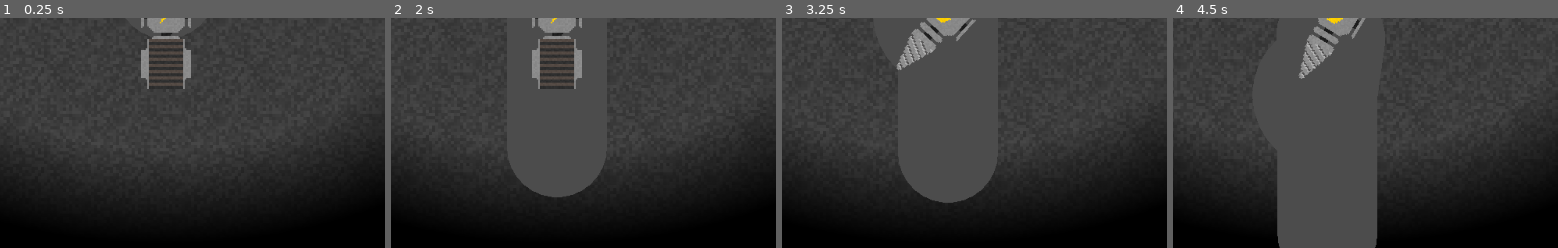
Above: before the commit, frames 1-4 (left to right).
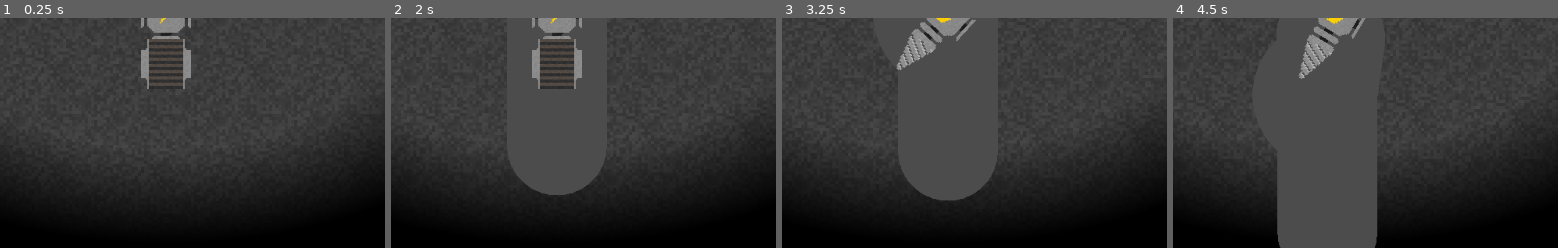
Above: after the commit, the same moments.

Repository: Julian-Vos/Polydrill
Game: Godot game, scene res://Minor.tscn
The game is run twice, just before and just after one commit, with the same random seed, the same clock (stepped at 60 frames per second) and the same inputs. This scene is started directly instead of the project's main scene.
Inputs (mouse positions are % of the whole screen's width and height, from its top left):
- Up to frame 1 (0.25 s): no input
- Up to frame 2 (2 s): tap Enter at 0.5 s; move the mouse to (45, 70) at 0.52 s; hold Up (ui_up) from 0.53 s (still down); click (45, 70) at 0.67 s; move the mouse to (81, 64) at 1.27 s
- Up to frame 3 (3.25 s): move the mouse to (19, 34) at 2.02 s; release Up (ui_up) at 2.03 s; hold Left (ui_left) from 2.03 s (still down); move the mouse to (55, 49) at 2.77 s; click (55, 49) at 2.92 s
- Up to frame 4 (4.5 s): move the mouse to (34, 24) at 3.52 s; release Left (ui_left) at 3.53 s; hold Down (ui_down) 3.53-4.28 s; move the mouse to (73, 44) at 4.27 s; hold Right (ui_right) from 4.28 s (still down)
The pictures show only the part of the screen within x 28-78%, y 50-100%; the shares and areas given below are measured in that part.

The runs differ from the first frame. In frame 2, 0.2% of the frame differs, in the area x 30-56%, y 63-78%; in frame 3, 0.2%, in the area x 30-56%, y 65-81%; in frame 4, less than 0.1%.

Commit message:
Improve performance with bounding boxes, fix size splits directly after hole splits, and more tweaks

Diff:
--- a/DestructiblePolygon2D.gd
+++ b/DestructiblePolygon2D.gd
@@ -1,91 +1,136 @@
-extends StaticBody2D
+extends Node2D
+
+export(bool) var collidable
 
 func _ready():
-	$CollisionPolygon2D.polygon = $Polygon2D.polygon
+	var minX = INF
+	var minY = INF
+	var maxX = -INF
+	var maxY = -INF
+	# reuse
+	for point in $Polygon2D.polygon:
+		minX = min(minX, point.x)
+		minY = min(minY, point.y)
+		maxX = max(maxX, point.x)
+		maxY = max(maxY, point.y)
+
+	$Polygon2D.set_meta('bounds', Rect2(minX, minY, maxX - minX, maxY - minY))
+
+	if collidable:
+		var static_body_2d = StaticBody2D.new()
+		var collision_polygon_2d = CollisionPolygon2D.new()
+
+		collision_polygon_2d.polygon = $Polygon2D.polygon
+
+		static_body_2d.add_child(collision_polygon_2d)
+
+		$Polygon2D.add_child(static_body_2d)
 
 func destruct(polygon):
-	var clipped = Geometry.clip_polygons_2d($Polygon2D.polygon, Transform2D(0, -global_position).xform(polygon))
+	var brush = Transform2D(0, -global_position).xform(polygon) # rename
+	var minX = INF
+	var minY = INF
+	var maxX = -INF
+	var maxY = -INF
+
+	for point in brush:
+		minX = min(minX, point.x)
+		minY = min(minY, point.y)
+		maxX = max(maxX, point.x)
+		maxY = max(maxY, point.y)
+
+	var brush_bounds = Rect2(minX, minY, maxX - minX, maxY - minY) # rename
+
+	for polygon_2d in get_children():
+		if polygon_2d.get_meta('bounds').intersects(brush_bounds):
+			destruct_child(polygon_2d, brush)
+
+func destruct_child(polygon_2d, brush):
+	var clipped = Geometry.clip_polygons_2d(polygon_2d.polygon, brush)
 
 	match clipped.size():
 		0:
-			queue_free()
+			polygon_2d.queue_free() # free self if last
+		1:
+			if !Geometry.intersect_polygons_2d(polygon_2d.polygon, brush).empty():
+				continue
 		2:
-			if Geometry.is_polygon_clockwise(clipped[1]):
-				var boundary_size = clipped[0].size()
-				var hole_size = clipped[1].size()
-
-				for i in boundary_size:
-					var link1 = [clipped[0][i], null]
-
-					for j in hole_size:
-						link1[1] = clipped[1][j]
-
-						if !Geometry.clip_polyline_with_polygon_2d(link1, clipped[0]).empty():
-							continue
-
-						if !Geometry.intersect_polyline_with_polygon_2d(link1, clipped[1]).empty():
-							continue
-
-						for k in range(i + 1, boundary_size):
-							var link2 = [clipped[0][k], null]
-
-							for l in hole_size:
-								if l == j:
-									continue
-
-								link2[1] = clipped[1][l]
-
-								if !Geometry.clip_polyline_with_polygon_2d(link2, clipped[0]).empty():
-									continue
-
-								if !Geometry.intersect_polyline_with_polygon_2d(link2, clipped[1]).empty():
-									continue
-
-								if Geometry.segment_intersects_segment_2d(link1[0], link1[1], link2[0], link2[1]) != null:
-									continue
-
-								var part1 = PoolVector2Array()
-								var part2 = PoolVector2Array()
-
-								for m in boundary_size:
-									if m >= i && m <= k:
-										part1.push_back(clipped[0][m])
-
-									if m <= i:
-										part2.push_back(clipped[0][m])
-
-									if m >= k:
-										part2.insert(m - k, clipped[0][m])
-
-								var m = l
-
-								while true:
-									part1.push_back(clipped[1][m])
-
-									if m == j:
-										break
-
-									m = (m + 1) % hole_size
-
-								while true:
-									part2.push_back(clipped[1][m])
-
-									if m == l:
-										break
-
-									m = (m + 1) % hole_size
-
-								update_or_create(part1, boundary_size, false)
-								update_or_create(part2, hole_size, true)
-
-								return
-			else:
+			if !Geometry.is_polygon_clockwise(clipped[1]):
 				continue
+
+			var boundary_size = clipped[0].size()
+			var hole_size = clipped[1].size()
+
+			for i in boundary_size:
+				var link1 = [clipped[0][i], null]
+
+				for j in hole_size:
+					link1[1] = clipped[1][j]
+
+					if !Geometry.clip_polyline_with_polygon_2d(link1, clipped[0]).empty():
+						continue
+
+					if !Geometry.intersect_polyline_with_polygon_2d(link1, clipped[1]).empty():
+						continue
+
+					for k in range(i + 1, boundary_size):
+						var link2 = [clipped[0][k], null]
+
+						for l in hole_size:
+							if l == j:
+								continue
+
+							link2[1] = clipped[1][l]
+
+							if !Geometry.clip_polyline_with_polygon_2d(link2, clipped[0]).empty():
+								continue
+
+							if !Geometry.intersect_polyline_with_polygon_2d(link2, clipped[1]).empty():
+								continue
+
+							if Geometry.segment_intersects_segment_2d(link1[0], link1[1], link2[0], link2[1]) != null:
+								continue
+
+							var part1 = PoolVector2Array()
+							var part2 = PoolVector2Array()
+
+							for m in boundary_size:
+								if m >= i && m <= k:
+									part1.push_back(clipped[0][m])
+
+								if m <= i:
+									part2.push_back(clipped[0][m])
+
+								if m >= k:
+									part2.insert(m - k, clipped[0][m])
+
+							var m = l
+
+							while true:
+								part1.push_back(clipped[1][m])
+
+								if m == j:
+									break
+
+								m = (m + 1) % hole_size
+
+							while true:
+								part2.push_back(clipped[1][m])
+
+								if m == l:
+									break
+
+								m = (m + 1) % hole_size
+
+							update_or_create(polygon_2d, part1, part1.size(), false)
+							update_or_create(polygon_2d, part2, part2.size(), true)
+
+							return
 		_:
 			for i in clipped.size():
-				update_or_create(clipped[i], clipped[i].size(), i > 0)
-
-func update_or_create(polygon, size, new):
+				update_or_create(polygon_2d, clipped[i], clipped[i].size(), i > 0)
+
+func update_or_create(polygon_2d, polygon, size, new):
 	if size > 128:
 		var i = size / 2
 		var step = 1
@@ -117,8 +162,8 @@
 
 					l = (l + 1) % size
 
-				update_or_create(part1, i + 1, new)
-				update_or_create(part2, size - i + 1, true)
+				update_or_create(polygon_2d, part1, i + 1, new)
+				update_or_create(polygon_2d, part2, size - i + 1, true)
 
 				return
 
@@ -129,6 +174,10 @@
 
 	var area = 0
 	var point = polygon[polygon.size() - 1]
+	var minX = INF
+	var minY = INF
+	var maxX = -INF
+	var maxY = -INF
 
 	for i in polygon.size(): # also remove points which are too close to each other
 		var next_point = polygon[i]
@@ -138,17 +187,25 @@
 
 		point = next_point
 
-	if area / 2 < 8:
+		minX = min(minX, point.x)
+		minY = min(minY, point.y)
+		maxX = max(maxX, point.x)
+		maxY = max(maxY, point.y)
+
+	if area / 2 < 16:
 		if !new:
-			queue_free()
+			polygon_2d.queue_free() # free self if last
 	else:
-		var body = self
+		var node = polygon_2d
 
 		if new:
-			body = duplicate()
-			# body.modulate = Color(randf(), randf(), randf())
-
-			get_parent().call_deferred('add_child', body)
-
-		body.get_child(0).polygon = polygon
-		body.get_child(1).polygon = polygon
+			node = node.duplicate()
+			# node.modulate = Color(randf(), randf(), randf())
+
+			call_deferred('add_child', node)
+
+		node.set_meta('bounds', Rect2(minX, minY, maxX - minX, maxY - minY))
+		node.polygon = polygon
+
+		if collidable:
+			node.get_child(0).get_child(0).polygon = polygon
--- a/Game.gd
+++ b/Game.gd
@@ -21,9 +21,7 @@
 	update()
 
 	if pressing:
-		for body in get_children():
-			if body is StaticBody2D:
-				body.destruct(Transform2D(0, event.position).xform(brush))
+		$DestructiblePolygon2D.destruct(Transform2D(0, event.position).xform(brush))
 
 func _draw():
 	var points = Transform2D(0, get_global_mouse_position()).xform(brush)
--- a/Game.tscn
+++ b/Game.tscn
@@ -7,6 +7,17 @@
 
 [node name="Game" type="Node2D"]
 script = ExtResource( 2 )
+
+[node name="DestructiblePolygon2D" type="Node2D" parent="."]
+show_behind_parent = true
+position = Vector2( 512, 300 )
+script = ExtResource( 4 )
+collidable = true
+
+[node name="Polygon2D" type="Polygon2D" parent="DestructiblePolygon2D"]
+antialiased = true
+texture = ExtResource( 1 )
+polygon = PoolVector2Array( -462, -186, 462, -186, 462, 250, -462, 250 )
 
 [node name="Ball1" parent="." instance=ExtResource( 3 )]
 position = Vector2( 256, 82 )
@@ -25,15 +36,3 @@
 __meta__ = {
 "_edit_group_": true
 }
-
-[node name="StaticBody2D" type="StaticBody2D" parent="."]
-show_behind_parent = true
-position = Vector2( 512, 300 )
-script = ExtResource( 4 )
-
-[node name="Polygon2D" type="Polygon2D" parent="StaticBody2D"]
-antialiased = true
-texture = ExtResource( 1 )
-polygon = PoolVector2Array( -462, -186, 462, -186, 462, 250, -462, 250 )
-
-[node name="CollisionPolygon2D" type="CollisionPolygon2D" parent="StaticBody2D"]
--- a/Minor.tscn
+++ b/Minor.tscn
@@ -20,24 +20,22 @@
 
 [node name="Minor" type="Node"]
 
+[node name="DestructiblePolygon2D" type="Node2D" parent="."]
+position = Vector2( 512, 300 )
+script = ExtResource( 4 )
+collidable = true
+
+[node name="Polygon2D" type="Polygon2D" parent="DestructiblePolygon2D"]
+material = SubResource( 2 )
+texture = ExtResource( 3 )
+texture_scale = Vector2( 0.25, 0.25 )
+polygon = PoolVector2Array( -2048, -1200, 2048, -1200, 2048, 1200, -2048, 1200 )
+
 [node name="Vehicle" type="Sprite" parent="."]
 position = Vector2( 512, 300 )
 scale = Vector2( 2, 2 )
-z_index = 1
 texture = ExtResource( 1 )
 script = ExtResource( 2 )
 
 [node name="Camera2D" type="Camera2D" parent="Vehicle"]
 current = true
-
-[node name="StaticBody2D" type="StaticBody2D" parent="."]
-position = Vector2( 512, 300 )
-script = ExtResource( 4 )
-
-[node name="Polygon2D" type="Polygon2D" parent="StaticBody2D"]
-material = SubResource( 2 )
-texture = ExtResource( 3 )
-texture_scale = Vector2( 0.25, 0.25 )
-polygon = PoolVector2Array( -2048, -1200, 2048, -1200, 2048, 1200, -2048, 1200 )
-
-[node name="CollisionPolygon2D" type="CollisionPolygon2D" parent="StaticBody2D"]
--- a/Vehicle.gd
+++ b/Vehicle.gd
@@ -23,8 +23,9 @@
 	if Input.is_action_pressed("ui_right"):
 		rotation += 2 * delta
 
+	if velocity.y == 0 && Input.is_action_pressed("ui_left") == Input.is_action_pressed("ui_right"):
+		return
+
 	position += velocity.rotated(rotation)
 
-	for body in get_parent().get_children():
-		if body is StaticBody2D:
-			body.destruct(Transform2D(0, global_position - Vector2(0, 32).rotated(rotation)).xform(brush))
+	get_node('../DestructiblePolygon2D').destruct(Transform2D(0, global_position - Vector2(0, 32).rotated(rotation)).xform(brush))
